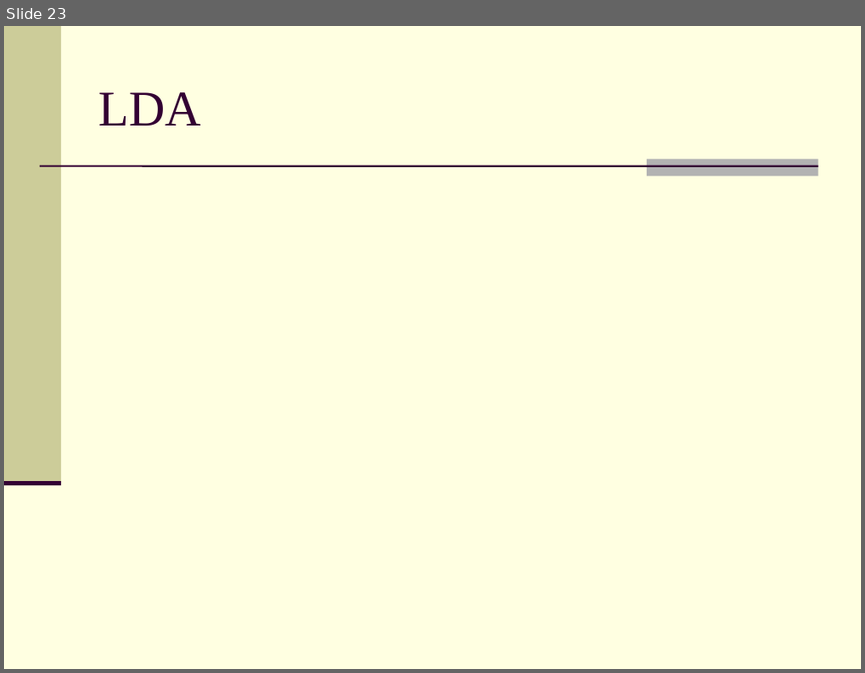
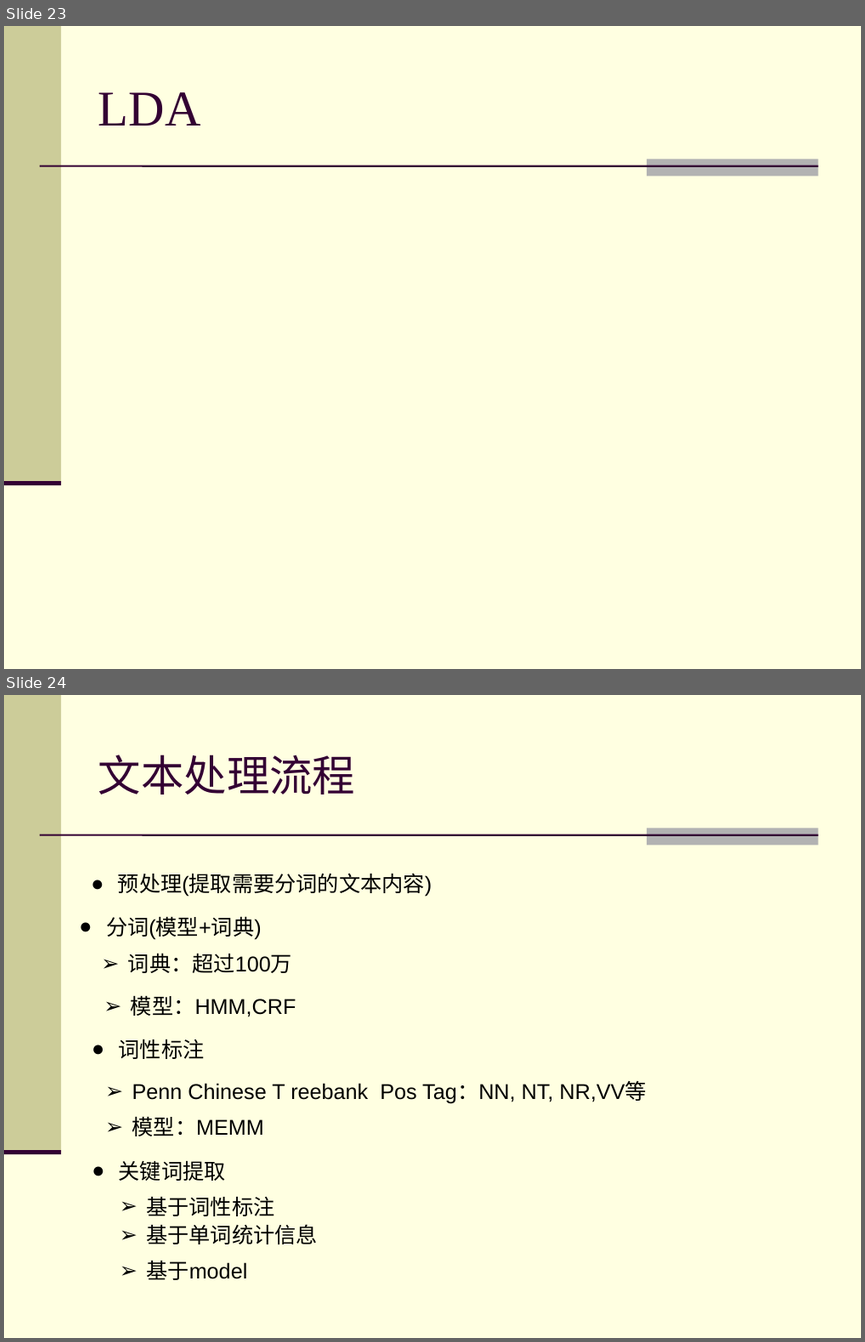
Before and after one commit to clickwise/user_click, a slide deck: docs/Introduction to Machine Learning.ppt. Shown one above the other, each under a label of ours: slide 23 before the commit, slides 23 and 24 after it. The pictures are 865x673 and 865x1342 pixels, drawn with LibreOffice and Linux fonts; fonts in the diff are those of the drawing. Boxes give left, top, right and bottom in pixels: in the first picture for what was removed or moved away, otherwise in the second. Text is boxed around its words. In the diff, an @@ line names an element or a change of style, - is before the commit and + after.

```diff
--- a/docs/Introduction to Machine Learning.ppt
+++ b/docs/Introduction to Machine Learning.ppt
@@ slide 24 added at bbox=[4, 695, 861, 1338], background #FFFFE1; not listed: 4 template elements that a slide beside it also shows @@
@@ title added at bbox=[98, 755, 355, 794], 36 pt, text #330033 @@
+文本处理流程
@@ text added at bbox=[118, 873, 432, 896], 18 pt, text #000000 @@
+● 预处理(提取需要分词的文本内容)
@@ text added at bbox=[106, 916, 262, 940], 18 pt, text #000000 @@
+● 分词(模型+词典)
@@ text added at bbox=[128, 953, 292, 973], 18 pt, text #000000 @@
+➢ 词典：超过100万
@@ text added at bbox=[131, 995, 296, 1017], 18 pt, text #000000 @@
+➢ 模型：HMM,CRF
@@ text added at bbox=[119, 1038, 205, 1059], 18 pt, text #000000 @@
+● 词性标注
@@ text added at bbox=[132, 1082, 646, 1104], 18 pt, text #000000 @@
+➢ Penn Chinese T reebank Pos Tag：NN, NT, NR,VV等
@@ text added at bbox=[132, 1116, 264, 1136], 18 pt, text #000000 @@
+➢ 模型：MEMM
@@ text added at bbox=[119, 1161, 226, 1180], 18 pt, text #000000 @@
+● 关键词提取
@@ text added at bbox=[146, 1196, 274, 1216], 18 pt, text #000000 @@
+➢ 基于词性标注
@@ text added at bbox=[146, 1224, 318, 1244], 18 pt, text #000000 @@
+➢ 基于单词统计信息
@@ text added at bbox=[146, 1259, 247, 1280], 18 pt, text #000000 @@
+➢ 基于model
```
Also in this commit, not shown: 1 other file.
